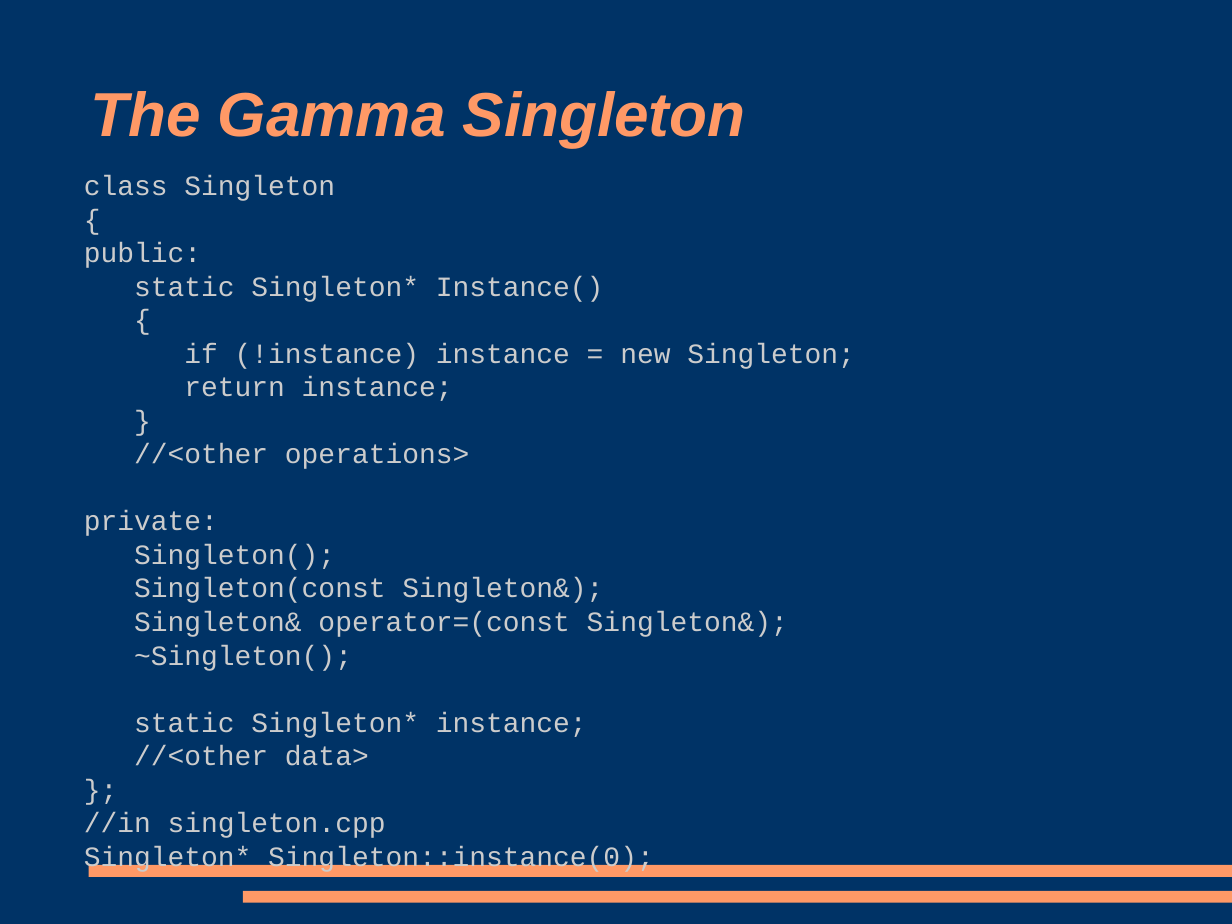
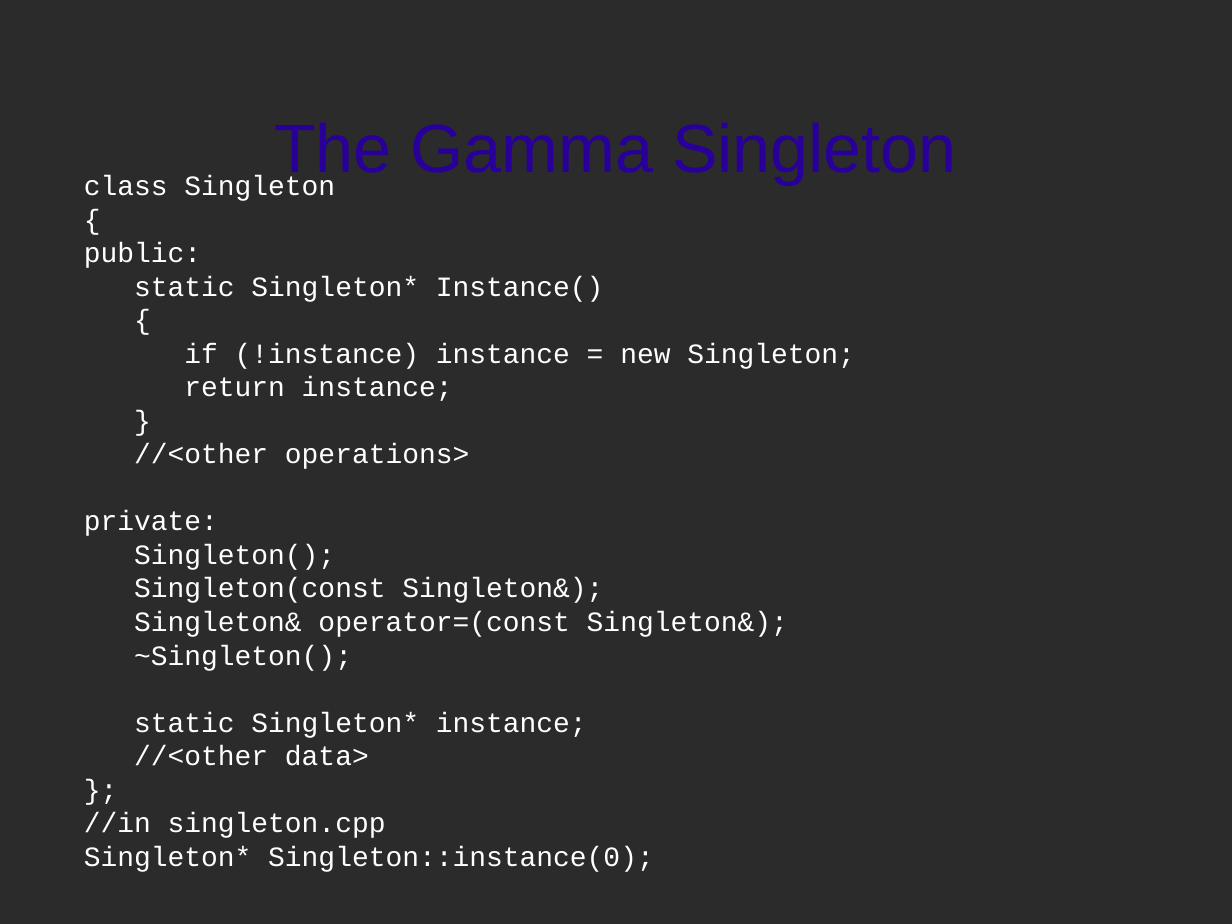
Before and after one commit to gregsymons/singletons-are-evil, a slide deck: slide 4 of presentation.odp. Drawn at 1232x924 pixels with LibreOffice and Linux fonts; fonts in the diff are those of the drawing; background and template pictures are left out; a plain dark background stands for a picture behind light text. Boxes give left, top, right and bottom in pixels: in the first picture for what was removed or moved away, otherwise in the second. Text is boxed around its words. In the diff, an @@ line names an element or a change of style, - is before the commit and + after.

```diff
--- a/presentation.odp
+++ b/presentation.odp
@@ background #003366 to picture (left out) @@
@@ title "The Gamma Singleton": place and size @@
-title "The Gamma Singleton" at [91,91,745,147]
+title "The Gamma Singleton" at [274,122,957,184]
@@ title "The Gamma Singleton" at [274,122,957,184]: size 40 to 44 pt, text colour #FF9966 to #280099, bold off, italic off; alignment left to centre @@
@@ subtitle "class Singleton" at [84,175,855,872]: text colour #CCCCCC to #FFFFFF @@
@@ rectangle removed at [88,865,1232,878] @@
@@ rectangle removed at [243,891,1232,903] @@
```
Also in this commit, not shown: 11 other slides changed, 2 slides added, 1 other file.
